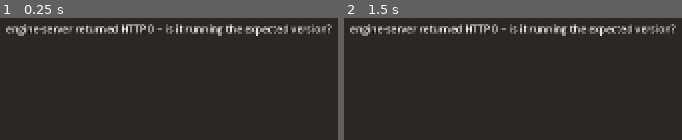
Above: before the commit, frames 1-2 (left to right).
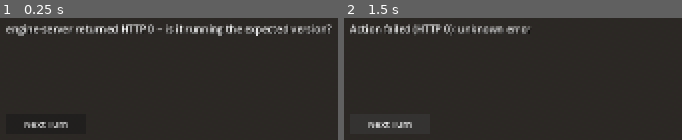
Above: after the commit, the same moments.

Repository: rmcneill2828-art/Campaign-OS-3D
Game: Godot game, scene res://scenes/Main.tscn
Same seed, same stepped clock (60 frames per second), same inputs: the game is played once before the commit and once after it.
Inputs (mouse positions are in pixels of both pictures, inside the frame that each line leads up to):
- Up to frame 1 (0.25 s): no input
- Up to frame 2 (1.5 s): click (391, 124) at 0.5 s, where only the run after the commit has a clickable "Next Turn"; click (391, 124) at 1.25 s, where only the run after the commit has a clickable "Next Turn"

The runs differ from the first frame. In frame 1, 0.5% of the frame differs, in the area x 7-21%, y 85-91%; in frame 2, 5.5%, in the area x 1-99%, y 4-91%.

Commit message:
Phase 1: attack, turn tracker, and real feet-per-square grid scale
- Main.gd: right-click (a quick click, distinguished from a right-drag orbit
  by mouse-movement threshold) a different token to attack it with the
  currently selected one -- a real attack action through the unmodified
  engine, hit/miss/damage shown via the existing status-log rendering and
  HP-driven token color (both already built in Phase 0, unchanged).
- Main.tscn/Main.gd: "Next Turn" button wired to the next_turn action; status
  HUD now shows "Turn order not started" or "Round N -- <name>'s turn",
  resolved from the server's own turn.tokenId.
- GridManager.gd: cell_size is now derived from the map's real feetPerSquare
  (* 0.4 m/ft) instead of a fixed constant -- the D&D-default 5 ft square
  still renders at the same 2.0m tile Phase 0 shipped with, so the common
  case is visually unchanged; an unusual map scale now actually shows up.
- engine-server: 1 new test (next_turn starts round/active token) -- 6/6
  passing. Server logic itself is unchanged this phase (dmBridge.js already
  supported next_turn/attack; only the Godot client needed to start using them).

Not yet visually verified in the Godot editor (see ROADMAP.md's Phase 1
checklist) -- no Godot install in the environment that built this.

🤖 Generated with [Claude Code](https://claude.com/claude-code)
Co-Authored-By: Claude Sonnet 5 <noreply@anthropic.com>

Diff:
--- a/godot/scenes/Main.tscn
+++ b/godot/scenes/Main.tscn
@@ -57,7 +57,7 @@
 offset_left = 16.0
 offset_top = 16.0
 offset_right = 900.0
-offset_bottom = 140.0
+offset_bottom = 190.0
 theme_override_font_sizes/font_size = 20
 theme_override_colors/font_color = Color(1, 1, 1, 1)
 theme_override_colors/font_shadow_color = Color(0, 0, 0, 0.8)
@@ -65,3 +65,11 @@
 theme_override_constants/shadow_offset_y = 1
 autowrap_mode = 2
 text = "Connecting to engine-server..."
+
+[node name="NextTurnButton" type="Button" parent="HUD"]
+offset_left = 16.0
+offset_top = 200.0
+offset_right = 176.0
+offset_bottom = 240.0
+theme_override_font_sizes/font_size = 18
+text = "Next Turn"
--- a/godot/scripts/GridManager.gd
+++ b/godot/scripts/GridManager.gd
@@ -1,22 +1,25 @@
 extends Node3D
 class_name GridManager
-## Builds the 3D board from the engine's own columns/rows (currentGrid() on the
-## server side) and converts between grid cell coordinates (1..columns / 1..rows,
-## matching engine/encounter.js's token.x/token.y convention exactly) and world
-## space. Purely visual + geometry -- never talks to the server itself.
-##
-## NOTE: CELL_SIZE is a fixed visual scale (meters per square), independent of the
-## engine's own feetPerSquare (Map Settings in the 2D app) -- movement RULES still
-## come entirely from the server (gridMoveCost, speed, etc.), this only decides how
-## big a square looks. Tying the two together is a good Phase-1 follow-up once the
-## camera/grid/token pipeline itself is proven out -- see ../../ROADMAP.md.
+## Builds the 3D board from the engine's own columns/rows/feetPerSquare
+## (currentGrid()/feetPerSquare() on the server side) and converts between grid
+## cell coordinates (1..columns / 1..rows, matching engine/encounter.js's
+## token.x/token.y convention exactly) and world space. Purely visual +
+## geometry -- never talks to the server itself.
 
-const CELL_SIZE := 2.0
+## Meters per foot of in-fiction distance -- the D&D default of 5 ft/square
+## therefore renders as a 2.0m tile, matching this project's original fixed
+## visual scale exactly (Phase 0 shipped with CELL_SIZE = 2.0 hardcoded; this is
+## that same number, now derived instead of assumed). A map with an unusual
+## scale (Map Settings in the 2D app, e.g. 10 ft/square) renders bigger tiles
+## instead of silently pretending everything is still 5 ft.
+const METERS_PER_FOOT := 0.4
 const TILE_MARGIN := 0.06
 const TILE_HEIGHT := 0.1
 
 var columns := 0
 var rows := 0
+var feet_per_square := 5.0
+var cell_size := 5.0 * METERS_PER_FOOT
 
 var _floor_body: StaticBody3D
 var _light_material: StandardMaterial3D
@@ -28,31 +31,36 @@
 	_light_material.albedo_color = Color(0.78, 0.74, 0.66)
 	_dark_material = StandardMaterial3D.new()
 	_dark_material.albedo_color = Color(0.60, 0.56, 0.48)
-	_tile_mesh = BoxMesh.new()
-	_tile_mesh.size = Vector3(CELL_SIZE - TILE_MARGIN, TILE_HEIGHT, CELL_SIZE - TILE_MARGIN)
 
 ## Cell coordinates are 1-indexed, matching every token's x/y in the engine state.
 func cell_to_world(x: int, y: int) -> Vector3:
-	return Vector3((x - 0.5) * CELL_SIZE, 0.0, (y - 0.5) * CELL_SIZE)
+	return Vector3((x - 0.5) * cell_size, 0.0, (y - 0.5) * cell_size)
 
 func world_to_cell(world_pos: Vector3) -> Vector2i:
-	var x := int(floor(world_pos.x / CELL_SIZE)) + 1
-	var y := int(floor(world_pos.z / CELL_SIZE)) + 1
+	var x := int(floor(world_pos.x / cell_size)) + 1
+	var y := int(floor(world_pos.z / cell_size)) + 1
 	return Vector2i(x, y)
 
 func board_center() -> Vector3:
-	return Vector3(columns * CELL_SIZE / 2.0, 0.0, rows * CELL_SIZE / 2.0)
+	return Vector3(columns * cell_size / 2.0, 0.0, rows * cell_size / 2.0)
 
-## No-ops if the size hasn't changed, so polling the same map every second doesn't
-## rebuild (and visually flicker) the whole board on every tick.
-func build(new_columns: int, new_rows: int) -> void:
-	if new_columns == columns and new_rows == rows and get_child_count() > 0:
+## No-ops if nothing about the board's shape/scale has changed, so polling the
+## same map every second doesn't rebuild (and visually flicker) the whole board
+## on every tick.
+func build(new_columns: int, new_rows: int, new_feet_per_square: float = 5.0) -> void:
+	var new_cell_size := new_feet_per_square * METERS_PER_FOOT
+	if new_columns == columns and new_rows == rows and is_equal_approx(new_cell_size, cell_size) and get_child_count() > 0:
 		return
 	columns = new_columns
 	rows = new_rows
+	feet_per_square = new_feet_per_square
+	cell_size = new_cell_size
 
 	for child in get_children():
 		child.queue_free()
+
+	_tile_mesh = BoxMesh.new()
+	_tile_mesh.size = Vector3(cell_size - TILE_MARGIN, TILE_HEIGHT, cell_size - TILE_MARGIN)
 
 	for gx in range(1, columns + 1):
 		for gy in range(1, rows + 1):
@@ -74,7 +82,7 @@
 	_floor_body.add_to_group("floor")
 	var shape := CollisionShape3D.new()
 	var box := BoxShape3D.new()
-	box.size = Vector3(columns * CELL_SIZE, TILE_HEIGHT, rows * CELL_SIZE)
+	box.size = Vector3(columns * cell_size, TILE_HEIGHT, rows * cell_size)
 	shape.shape = box
 	_floor_body.position = board_center() - Vector3(0, TILE_HEIGHT / 2.0, 0)
 	_floor_body.add_child(shape)
--- a/godot/scripts/Main.gd
+++ b/godot/scripts/Main.gd
@@ -1,12 +1,23 @@
 extends Node3D
 ## Ties the whole prototype together: polls engine-server/ for the live encounter
-## state, builds/updates the 3D board and tokens from it, and turns a left-click
-## into a move_token action sent back to the server. All 5e rules (can this move,
-## does this attack hit, how much damage) are decided server-side by the real,
-## unmodified engine/*.js -- this script only ever renders what the server reports
-## and asks it to do things, never computes a rule itself. See ../../ARCHITECTURE.md.
+## state, builds/updates the 3D board and tokens from it, and turns clicks/button
+## presses into actions sent back to the server. All 5e rules (can this move,
+## does this attack hit, how much damage, whose turn is it) are decided
+## server-side by the real, unmodified engine/*.js -- this script only ever
+## renders what the server reports and asks it to do things, never computes a
+## rule itself. See ../../ARCHITECTURE.md.
+##
+## Controls: left-click a token to select it (as the mover/attacker), then
+## left-click a floor tile to move it, or right-click (a quick click, not a
+## camera-orbit drag) a different token to attack it with the selected one.
+## "Next Turn" in the HUD advances the turn tracker.
 
 const TokenScene := preload("res://scenes/Token.tscn")
+
+## A right-click is only treated as "attack" if the mouse barely moved between
+## press and release -- otherwise a right-drag meant purely to orbit the camera
+## (CameraRig.gd handles that independently) would also fire an attack.
+const RIGHT_CLICK_DRAG_THRESHOLD_PX := 6.0
 
 @export var server_base_url := "http://127.0.0.1:8787"
 @export var poll_interval_seconds := 1.0
@@ -18,17 +29,22 @@
 @onready var _action_request: HTTPRequest = $ActionRequest
 @onready var _poll_timer: Timer = $PollTimer
 @onready var _status_label: Label = $HUD/StatusLabel
+@onready var _next_turn_button: Button = $HUD/NextTurnButton
 
 var _tokens := {} # token id (String) -> Token node
 var _selected_token_id := ""
 var _camera_centered := false
 var _action_in_flight := false
+
+var _right_press_pos := Vector2.ZERO
+var _right_press_active := false
 
 func _ready() -> void:
 	_poll_timer.wait_time = poll_interval_seconds
 	_poll_timer.timeout.connect(_poll_state)
 	_state_request.request_completed.connect(_on_state_response)
 	_action_request.request_completed.connect(_on_action_response)
+	_next_turn_button.pressed.connect(_on_next_turn_pressed)
 	_poll_state()
 
 func _poll_state() -> void:
@@ -49,20 +65,24 @@
 func _apply_state(state: Dictionary) -> void:
 	var map_name: String = state.get("mapName", "")
 	var map_data: Dictionary = state.get("maps", {}).get(map_name, {})
-	# Mirrors engine/encounter.js's own currentGrid() fallback (12x8) so an
-	# unconfigured map still renders something sensible instead of a 0x0 board.
+	# Mirrors engine/encounter.js's own currentGrid()/feetPerSquare() fallbacks
+	# (12x8, 5 ft/square) so an unconfigured map still renders something
+	# sensible instead of a 0x0 board or the wrong-sized squares.
 	var columns: int = int(map_data.get("columns", 12))
 	var rows: int = int(map_data.get("rows", 8))
-	_board.build(columns, rows)
+	var feet_per_square: float = float(map_data.get("feetPerSquare", 5))
+	_board.build(columns, rows, feet_per_square)
 
 	if not _camera_centered:
 		_camera_rig.center_on(_board.board_center())
 		_camera_centered = true
 
+	var tokens_on_map: Array = []
 	var seen_ids := {}
 	for token_data in state.get("tokens", []):
 		if token_data.get("mapName", "") != map_name:
 			continue
+		tokens_on_map.append(token_data)
 		var id: String = str(token_data.get("id", ""))
 		if id == "":
 			continue
@@ -73,8 +93,7 @@
 			_tokens_root.add_child(token)
 			_tokens[id] = token
 		token.apply_data(token_data, _board)
-		if id == _selected_token_id:
-			token.set_selected(true)
+		token.set_selected(id == _selected_token_id)
 
 	# Drop tokens that no longer exist on this map (removed, or the DM switched
 	# maps) -- avoids ghost miniatures nothing in the state array explains anymore.
@@ -85,27 +104,62 @@
 			if id == _selected_token_id:
 				_selected_token_id = ""
 
-	var round_number: int = int(state.get("turn", {}).get("round", 0))
-	var last_log: String = ""
+	_update_status_label(state, map_name, tokens_on_map)
+
+func _update_status_label(state: Dictionary, map_name: String, tokens_on_map: Array) -> void:
+	var turn_data: Dictionary = state.get("turn", {})
+	var round_number: int = int(turn_data.get("round", 0))
+	var active_token_id = turn_data.get("tokenId")
+
+	var turn_line: String
+	if round_number <= 0:
+		turn_line = "Turn order not started -- Next Turn begins it."
+	else:
+		var active_name := ""
+		for token_data in tokens_on_map:
+			if str(token_data.get("id", "")) == str(active_token_id):
+				active_name = str(token_data.get("name", ""))
+				break
+		turn_line = ("Round %d -- %s's turn." % [round_number, active_name]) if active_name != "" \
+			else "Round %d." % round_number
+
+	var selection_note := ""
+	if _selected_token_id != "" and _tokens.has(_selected_token_id):
+		selection_note = "\nSelected: %s -- left-click a tile to move, right-click another token to attack." % _tokens[_selected_token_id].token_name
+
+	var last_log := ""
 	var log: Array = state.get("log", [])
 	if log.size() > 0:
 		last_log = str(log[0])
-	var selection_note := ""
-	if _selected_token_id != "" and _tokens.has(_selected_token_id):
-		selection_note = " -- selected: %s (click a tile to move)" % _tokens[_selected_token_id].token_name
-	_status_label.text = "Connected -- %s, round %d%s\n%s" % [map_name, round_number, selection_note, last_log]
+
+	_status_label.text = "Connected -- %s\n%s%s\n%s" % [map_name, turn_line, selection_note, last_log]
+
+func _on_next_turn_pressed() -> void:
+	_send_action({"type": "next_turn"})
 
 func _unhandled_input(event: InputEvent) -> void:
-	if event is InputEventMouseButton and event.pressed and event.button_index == MOUSE_BUTTON_LEFT:
-		_handle_left_click(event.position)
-
-func _handle_left_click(screen_pos: Vector2) -> void:
+	if event is InputEventMouseButton:
+		if event.button_index == MOUSE_BUTTON_LEFT and event.pressed:
+			_handle_left_click(event.position)
+		elif event.button_index == MOUSE_BUTTON_RIGHT:
+			if event.pressed:
+				_right_press_pos = event.position
+				_right_press_active = true
+			elif _right_press_active:
+				_right_press_active = false
+				if event.position.distance_to(_right_press_pos) <= RIGHT_CLICK_DRAG_THRESHOLD_PX:
+					_handle_right_click(event.position)
+
+func _raycast_from_screen(screen_pos: Vector2) -> Dictionary:
 	var camera: Camera3D = _camera_rig.camera
 	var from: Vector3 = camera.project_ray_origin(screen_pos)
 	var to: Vector3 = from + camera.project_ray_normal(screen_pos) * 500.0
 	var space_state := get_world_3d().direct_space_state
 	var query := PhysicsRayQueryParameters3D.create(from, to)
-	var hit := space_state.intersect_ray(query)
+	return space_state.intersect_ray(query)
+
+func _handle_left_click(screen_pos: Vector2) -> void:
+	var hit := _raycast_from_screen(screen_pos)
 	if hit.is_empty():
 		return
 
@@ -115,6 +169,25 @@
 	elif collider.is_in_group("floor") and _selected_token_id != "":
 		var cell: Vector2i = _board.world_to_cell(hit["position"])
 		_send_move(_selected_token_id, cell.x, cell.y)
+
+func _handle_right_click(screen_pos: Vector2) -> void:
+	if _selected_token_id == "" or not _tokens.has(_selected_token_id):
+		_status_label.text = "Left-click a token to select an attacker first, then right-click a target."
+		return
+
+	var hit := _raycast_from_screen(screen_pos)
+	if hit.is_empty():
+		return
+	var collider: Node = hit["collider"]
+	if not collider.is_in_group("tokens"):
+		return
+
+	var target: Token = collider.get_meta("token")
+	if target.token_id == _selected_token_id:
+		return
+
+	var attacker_name: String = _tokens[_selected_token_id].token_name
+	_send_action({"type": "attack", "attacker": attacker_name, "target": target.token_name})
 
 func _select_token(token: Token) -> void:
 	if _tokens.has(_selected_token_id):
Not shown, changed: README.md
Not shown, changed: ROADMAP.md
Not shown, changed: engine-server/tests/server.test.js
